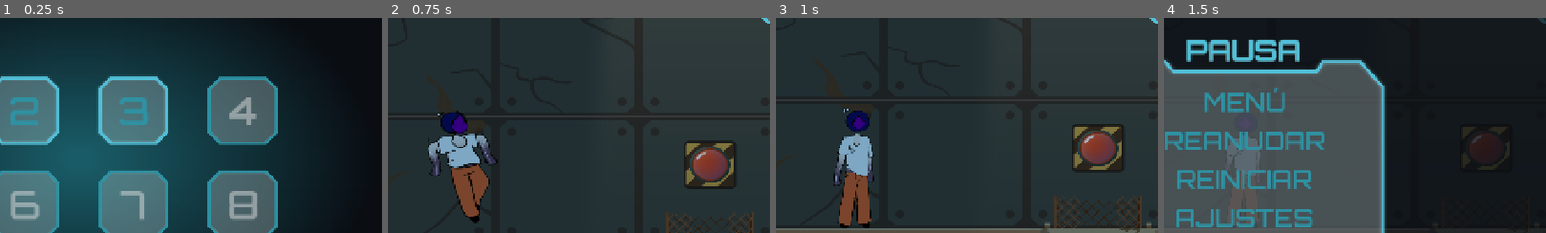
Above: before the commit, frames 1-4 (left to right).
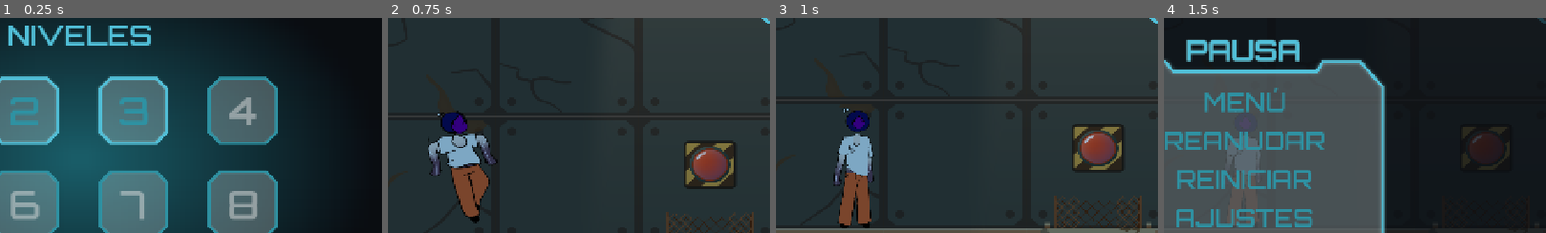
Above: after the commit, the same moments.

Repository: nati9v/Grupo-B
Game: Godot game, scene res://UI-Escenas/Niveles.tscn
Same seed, same stepped clock (60 frames per second), same inputs: the game is played once before the commit and once after it. This scene is started directly instead of the project's main scene. Video files are missing from this copy of the repository; at most half a second of black plays in their place.
Inputs (mouse positions are % of the whole screen's width and height, from its top left):
- Up to frame 1 (0.25 s): no input
- Up to frame 2 (0.75 s): click "1" at 0.5 s
- Up to frame 3 (1 s): no input
- Up to frame 4 (1.5 s): click (91, 14) at 1.25 s
The pictures show only the part of the screen within x 40-90%, y 17-67%; the shares and areas given below are measured in that part.

The runs differ from the first frame. In frame 1, 1.8% of the frame differs, in the area x 2-40%, y 3-13%; in frame 2, nothing differs; in frame 3, nothing differs; in frame 4, nothing differs.

Commit message:
Update Niveles.tscn

Diff:
--- a/UI-Escenas/Niveles.tscn
+++ b/UI-Escenas/Niveles.tscn
@@ -307,6 +307,23 @@
 texture_pressed = SubResource("AtlasTexture_tp3e8")
 texture_hover = SubResource("AtlasTexture_4qlce")
 
+[node name="Label" type="Label" parent="."]
+anchors_preset = -1
+anchor_left = 0.405
+anchor_top = 0.169
+anchor_right = 0.595
+anchor_bottom = 0.253
+offset_left = 0.269958
+offset_top = 0.207993
+offset_right = -0.27002
+offset_bottom = -0.304016
+grow_horizontal = 2
+size_flags_horizontal = 4
+theme = ExtResource("2_0gs42")
+theme_override_colors/font_color = Color(0.317647, 0.752941, 0.85098, 1)
+theme_override_font_sizes/font_size = 50
+text = "NIVELES"
+
 [connection signal="pressed" from="HBoxContainer/Lvl1" to="." method="_on_lvl_1_pressed"]
 [connection signal="pressed" from="HBoxContainer/lvl2" to="." method="_on_lvl_2_pressed"]
 [connection signal="pressed" from="HBoxContainer/lvl3" to="." method="_on_lvl_3_pressed"]
